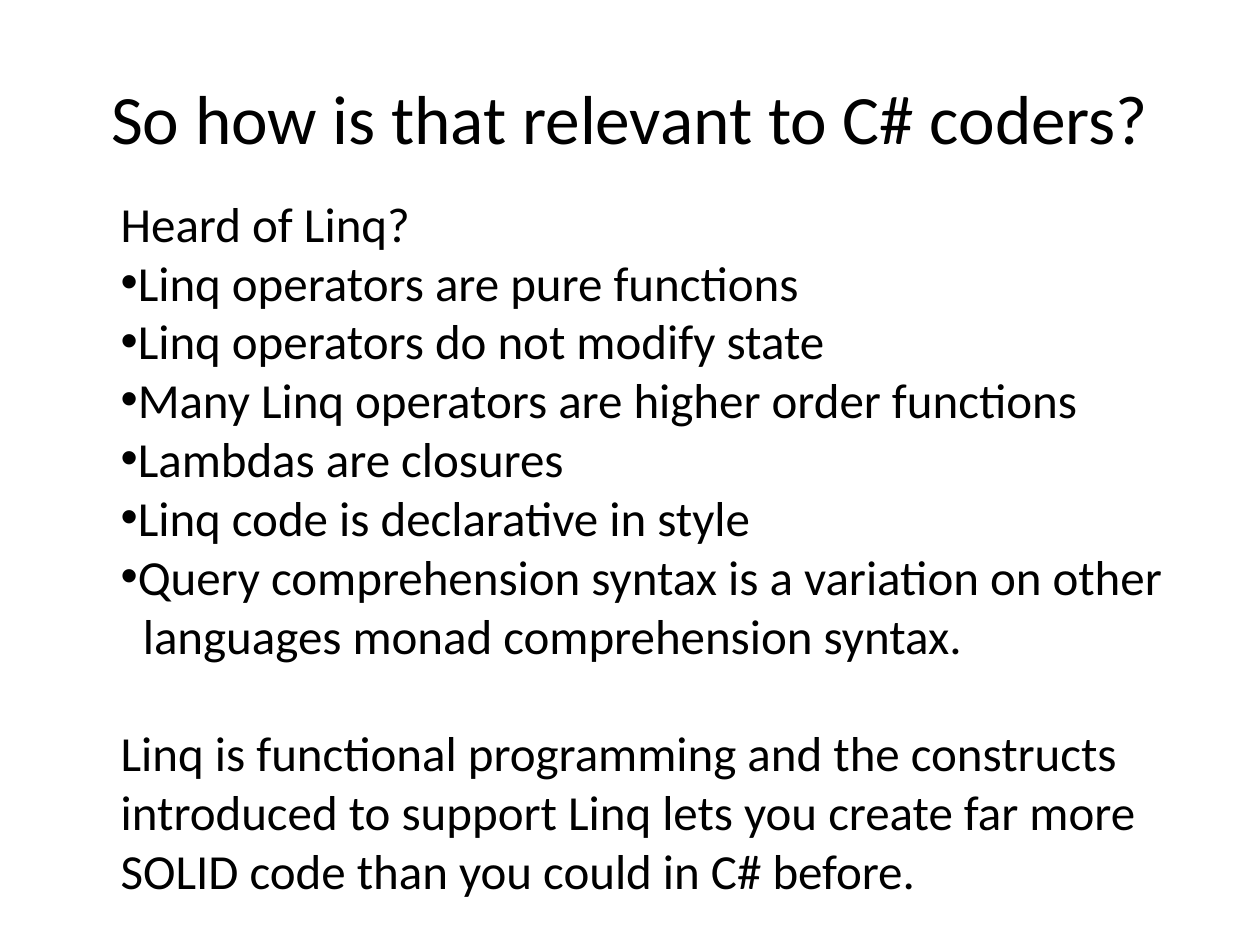
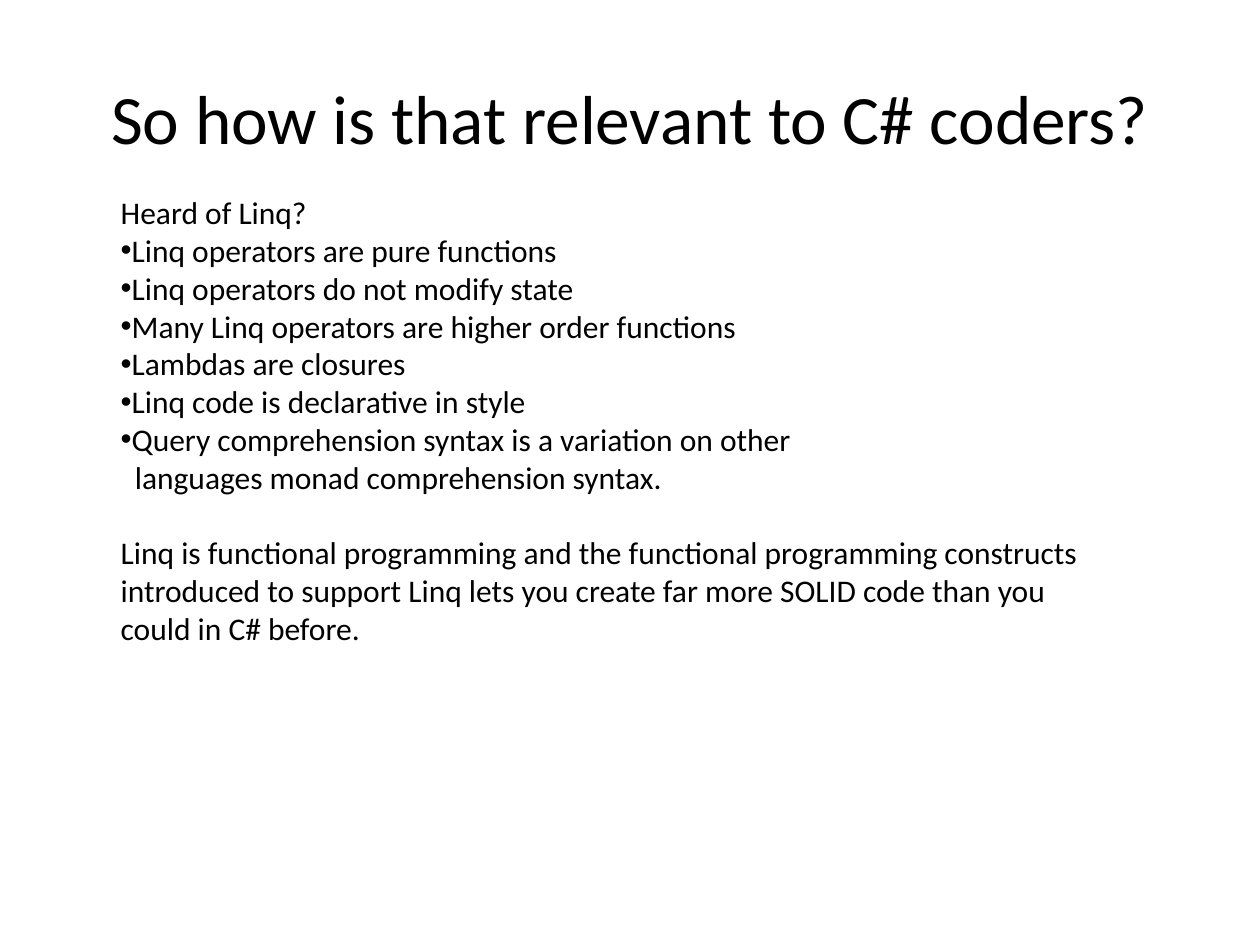
Before and after one commit to mlidbom/CSharpElevate, a slide deck: slide 3 of CSharp3.pptx. Drawn at 1260x945 pixels with LibreOffice and Linux fonts; fonts in the diff are those of the drawing. Boxes give left, top, right and bottom in pixels: in the first picture for what was removed or moved away, otherwise in the second. Text is boxed around its words. In the diff, an @@ line names an element or a change of style, - is before the commit and + after.

```diff
--- a/CSharp3.pptx
+++ b/CSharp3.pptx
@@ text at [121,202,790,495]: size 28 to 18 pt in "Heard of Linq?", "Linq operators are pure functions", "Linq operators do not modify state", "Many Linq operators are higher order functions" and 3 more places @@
@@ text at [121,542,1076,641]: text changed; size 28 to 18 pt @@
-Linq is functional programming and the constructs
-introduced to support Linq lets you create far more
-SOLID code than you could in C# before.
+Linq is functional programming and the functional programming constructs
+introduced to support Linq lets you create far more SOLID code than you
+could in C# before.
```
Also in this commit, not shown: 1 other slide changed, 1 slide added, 1 slide removed.
